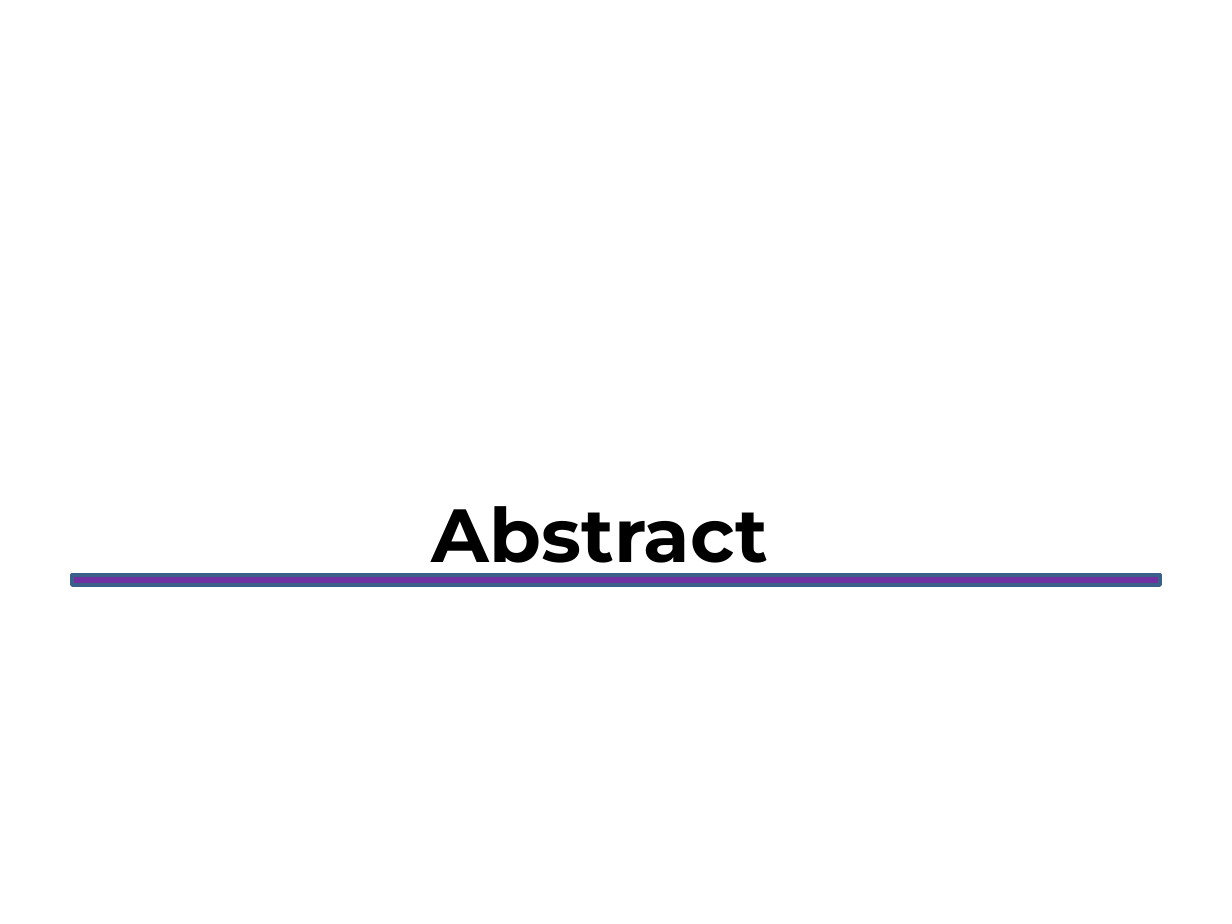
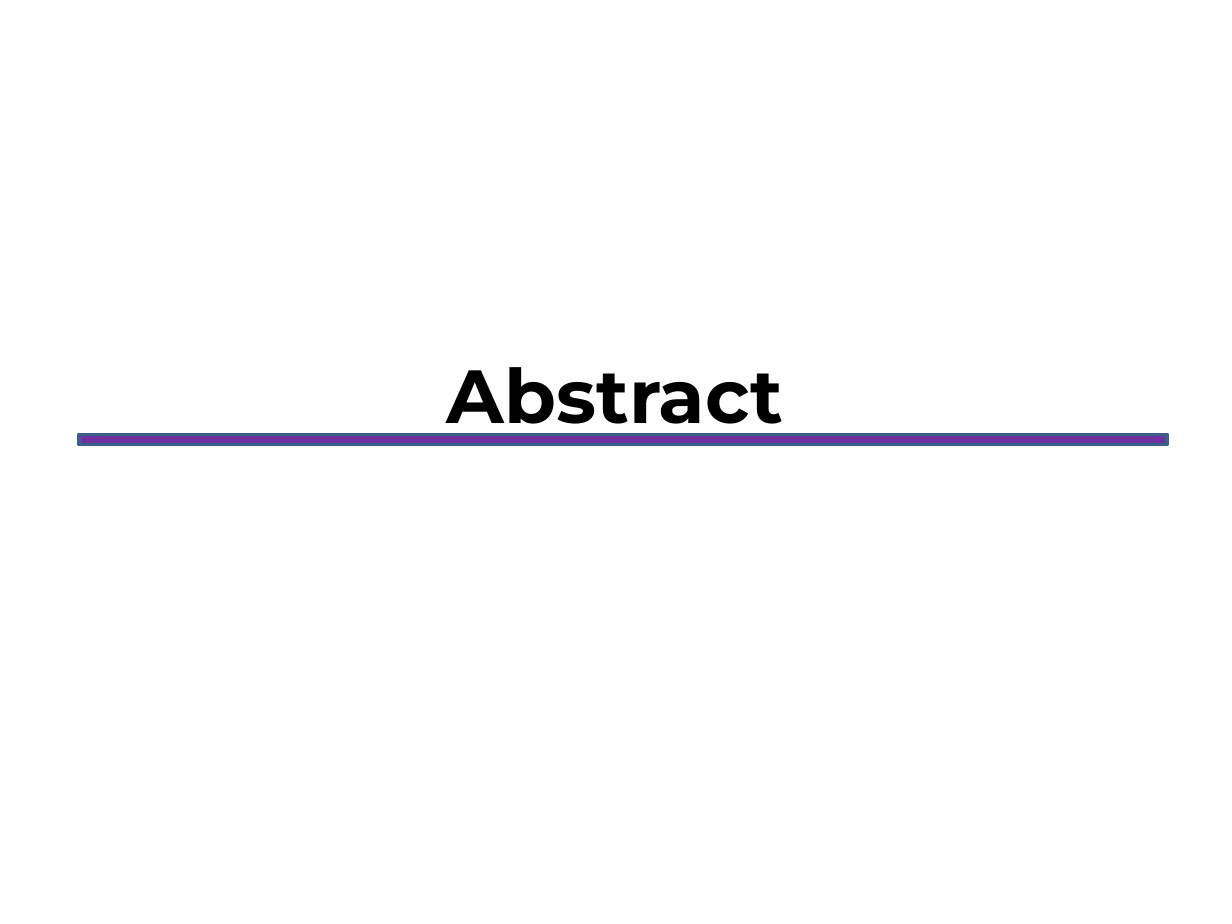
Before and after one commit to GodVilan/MERN-Based-Placement-Management-Portal-, a slide deck: slide 3 of MajorProjectPPTPhase1.pptx. Drawn at 1232x924 pixels with LibreOffice and Linux fonts; fonts in the diff are those of the drawing. Boxes give left, top, right and bottom in pixels: in the first picture for what was removed or moved away, otherwise in the second. Text is boxed around its words. In the diff, an @@ line names an element or a change of style, - is before the commit and + after.

```diff
--- a/MajorProjectPPTPhase1.pptx
+++ b/MajorProjectPPTPhase1.pptx
@@ text "Abstract": place and size @@
-text "Abstract" at bbox=[432, 506, 768, 580]
+text "Abstract" at bbox=[447, 367, 783, 441]
@@ rectangle: place and size @@
-rectangle at bbox=[71, 575, 1159, 585]
+rectangle at bbox=[79, 435, 1167, 445]
```
Also in this commit, not shown: 6 other slides changed.
